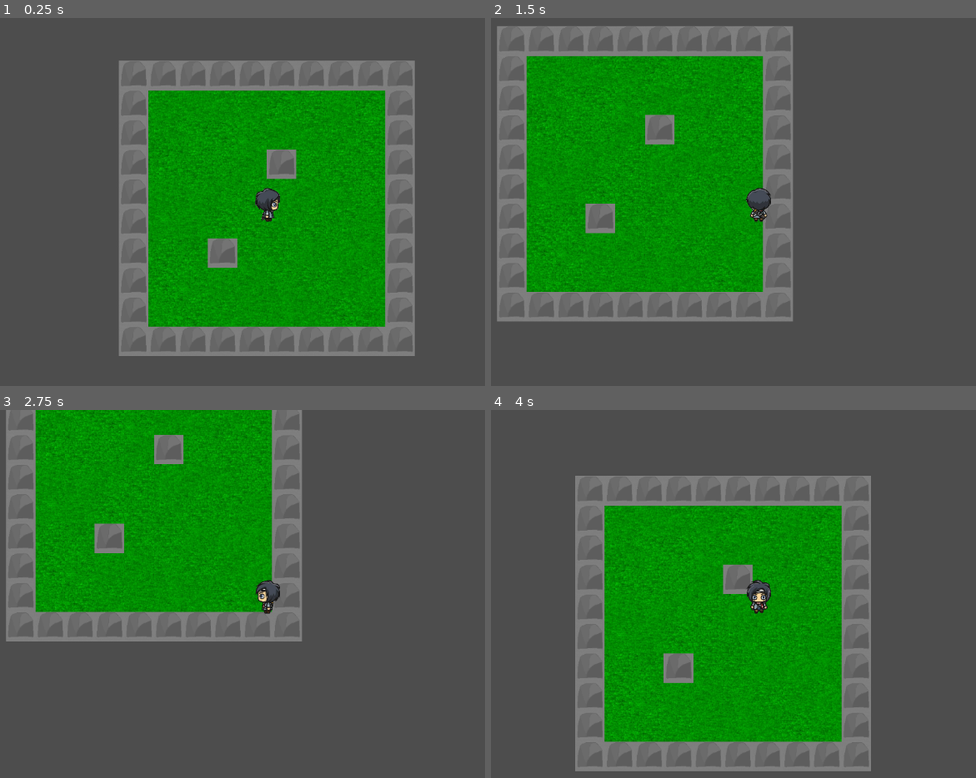
Above: before the commit, frames 1-4 (two rows, left to right).
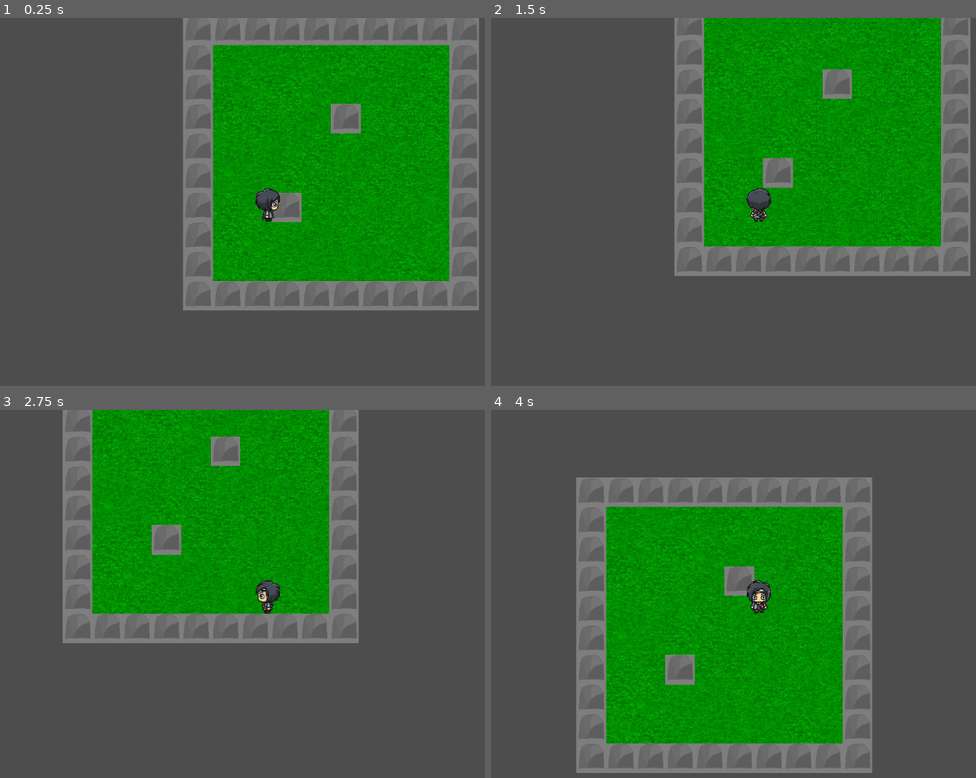
Above: after the commit, the same moments.

Repository: Ghost-Element/Anastasis
Game: Godot game, scene res://scenes/game.tscn
Two runs of this game, one before a commit and one after it. Both use one fixed random seed, a clock stepped at 60 frames per second and the inputs below.
Inputs:
- Up to frame 1 (0.25 s): no input
- Up to frame 2 (1.5 s): hold D (move_right) 0.53-1.28 s; hold S (move_down) from 1.28 s (still down)
- Up to frame 3 (2.75 s): release S (move_down) at 2.03 s; hold D (move_right) from 2.03 s (still down)
- Up to frame 4 (4 s): release D (move_right) at 2.78 s; hold W (move_up) 2.78-3.53 s; hold A (move_left) from 3.53 s (still down)

The runs differ from the first frame. In frame 1, 45% of the frame differs, in the area x 24-99%, y 0-92%; in frame 2, 64%, in the area x 1-99%, y 0-83%; in frame 3, 24%; in frame 4, 5.8%.

Commit message:
general structure

Diff:
--- a/anastasis/scenes/game.tscn
+++ b/anastasis/scenes/game.tscn
@@ -3,15 +3,21 @@
 [ext_resource type="PackedScene" uid="uid://bwl5tmthcmmu1" path="res://scenes/player.tscn" id="1_uwrxv"]
 [ext_resource type="TileSet" uid="uid://cmyco4kti1hnv" path="res://assets/World/WorldTiles.tres" id="1_yqjtg"]
 
-[node name="Game" type="Node2D"]
+[node name="root" type="Node2D"]
 
-[node name="TileMapLayer" type="TileMapLayer" parent="."]
+[node name="Game" type="Node" parent="."]
+
+[node name="TileMapLayer" type="TileMapLayer" parent="Game"]
 scale = Vector2(4, 4)
 tile_map_data = PackedByteArray("AAAAAP//AAACAAAAAAAAAP7/AQAAAAAAAAD///7/AAAEAAUAAAD/////AAAAAAAAAAD//wAAAAAAAAAAAAAAAA …(1520 unchanged characters)…
 tile_set = ExtResource("1_yqjtg")
 
-[node name="Player" parent="." instance=ExtResource("1_uwrxv")]
-position = Vector2(10, -32)
+[node name="Player" parent="Game" instance=ExtResource("1_uwrxv")]
+position = Vector2(-389, 373)
 
-[node name="Camera2D" type="Camera2D" parent="Player"]
+[node name="Camera2D" type="Camera2D" parent="Game/Player"]
 zoom = Vector2(0.2, 0.2)
+
+[node name="UI" type="CanvasLayer" parent="."]
+
+[node name="GameController" type="Node" parent="."]
